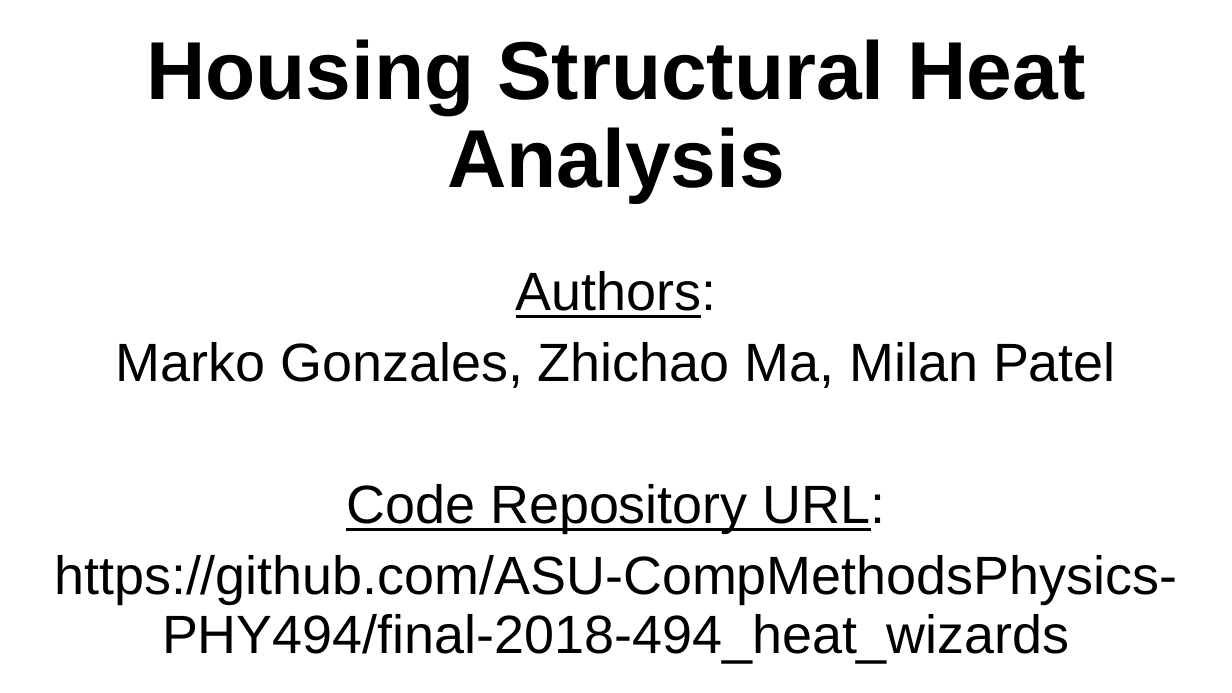
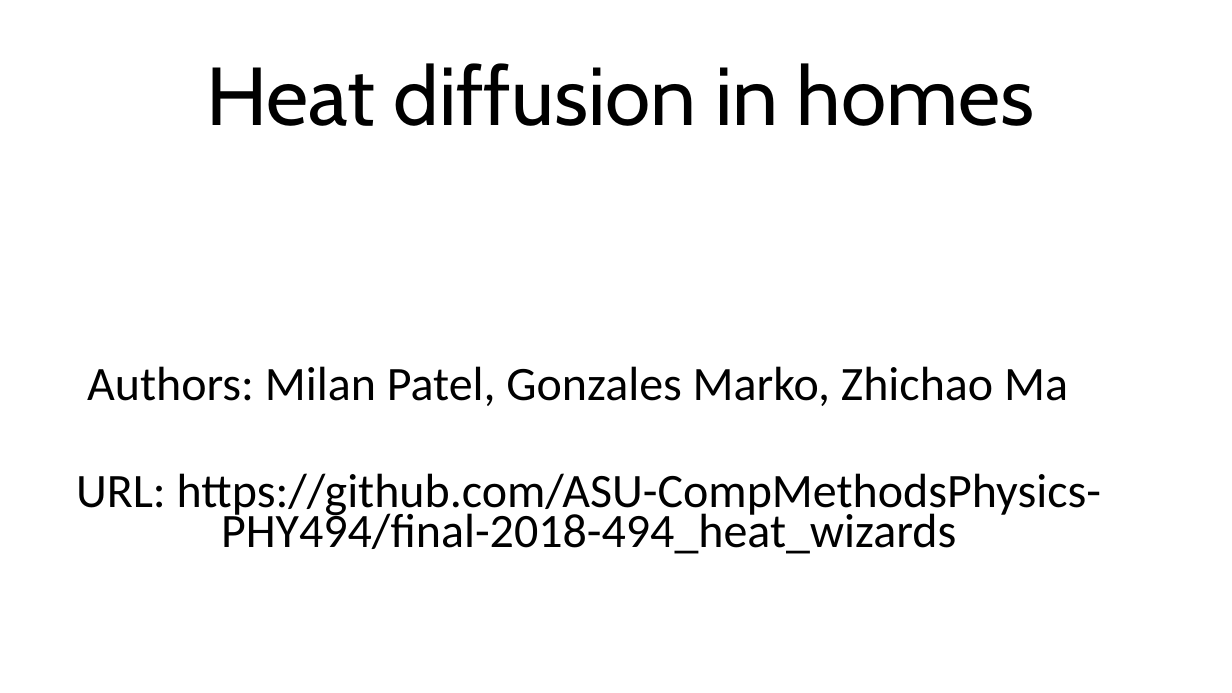
Before and after one commit to ASU-CompMethodsPhysics-PHY494/final-2018-494_heat_wizards, a slide deck: slide 1 of poster/poster_v1.1.pptx. Drawn at 1232x693 pixels with LibreOffice and Linux fonts; fonts in the diff are those of the drawing. Boxes give left, top, right and bottom in pixels: in the first picture for what was removed or moved away, otherwise in the second. Text is boxed around its words. In the diff, an @@ line names an element or a change of style, - is before the commit and + after.

```diff
--- a/poster/poster_v1.1.pptx
+++ b/poster/poster_v1.1.pptx
@@ title at (x1=207, y1=63, x2=1035, y2=126): text changed; font Arial to Cabin; bold off @@
-Housing Structural Heat Analysis
+Heat diffusion in homes
@@ subtitle at (x1=76, y1=366, x2=1101, y2=554): text changed; size 42 to 37.4 pt; font Arial to Calibri @@
-Authors:
-Marko Gonzales, Zhichao Ma, Milan Patel
-Code Repository URL:
-https://github.com/ASU-CompMethodsPhysics-PHY494/final-2018-494_heat_wizards
+Authors: Milan Patel, Gonzales Marko, Zhichao Ma
+URL: https://github.com/ASU-CompMethodsPhysics-PHY494/final-2018-494_heat_wizards
```
Also in this commit, not shown: 6 other slides changed, 7 slides added, 2 slides removed, 2 other files.
